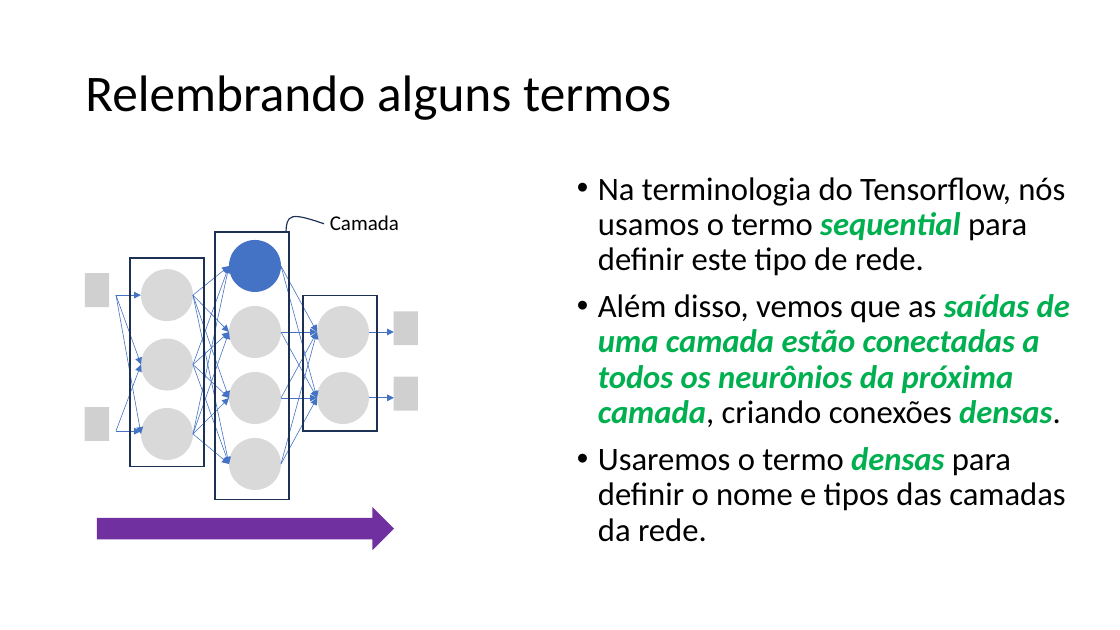
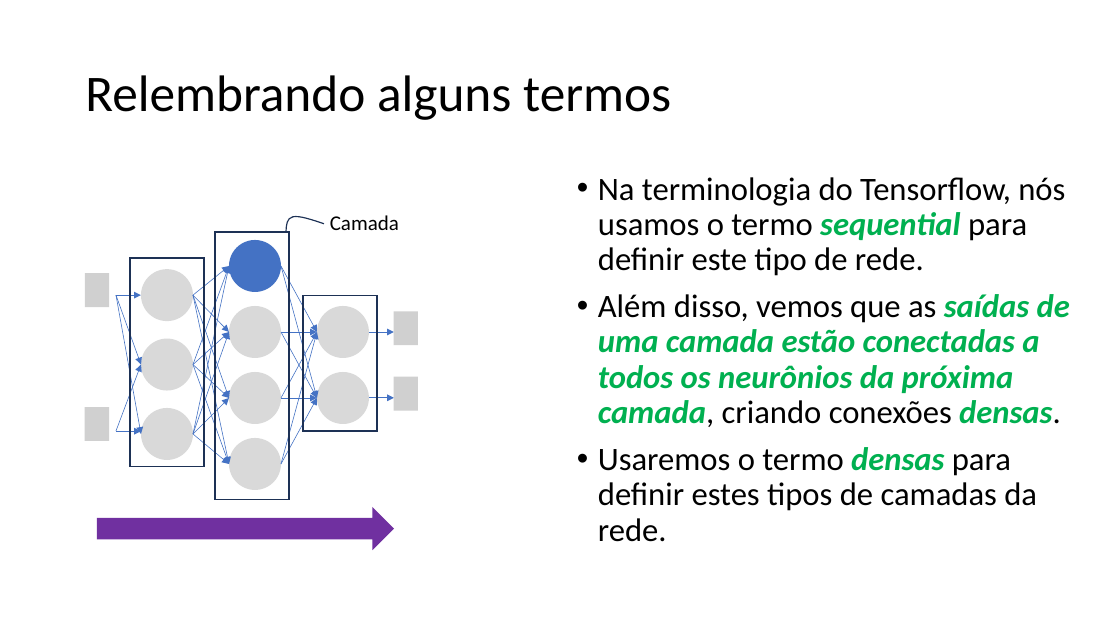
Before and after one commit to zz4fap/tp557-iot-ml, a slide deck: slide 11 of slides/TP557_7_Regressão_com_DNNs_parte_I.pptx. Drawn at 1120x630 pixels with LibreOffice and Linux fonts; fonts in the diff are those of the drawing; grey boxes stand for pictures. Boxes give left, top, right and bottom in pixels: in the first picture for what was removed or moved away, otherwise in the second. Text is boxed around its words. In the diff, an @@ line names an element or a change of style, - is before the commit and + after.

```diff
--- a/slides/TP557_7_Regressão_com_DNNs_parte_I.pptx
+++ b/slides/TP557_7_Regressão_com_DNNs_parte_I.pptx
@@ text at box(598, 447, 1037, 542): text changed @@
-• Usaremos o termo densas para definir o nome e tipos das camadas da rede.
+• Usaremos o termo densas para definir estes tipos de camadas da rede.
```
Also in this commit, not shown: 11 other slides changed, 1 slide added.
